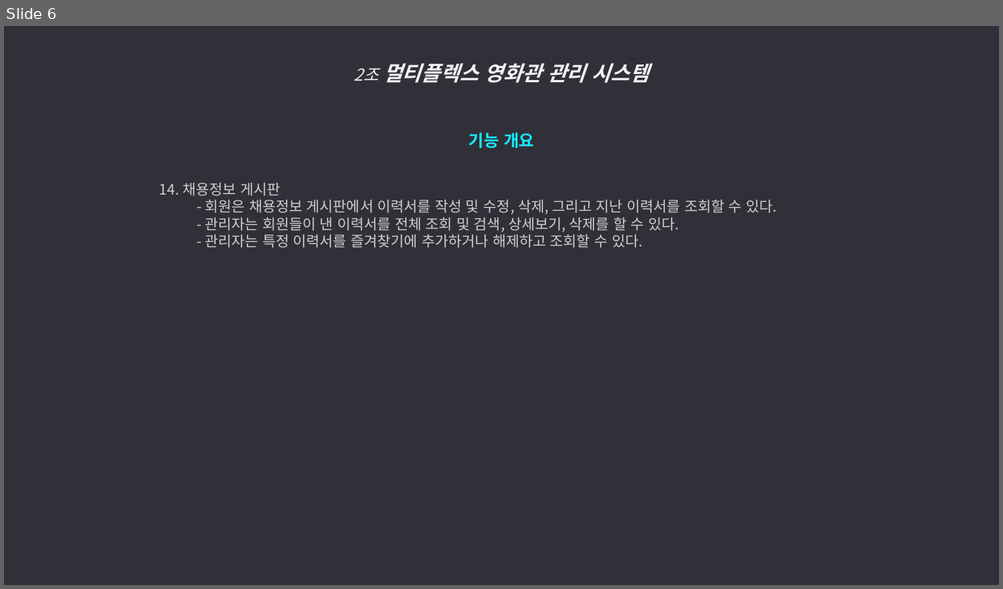
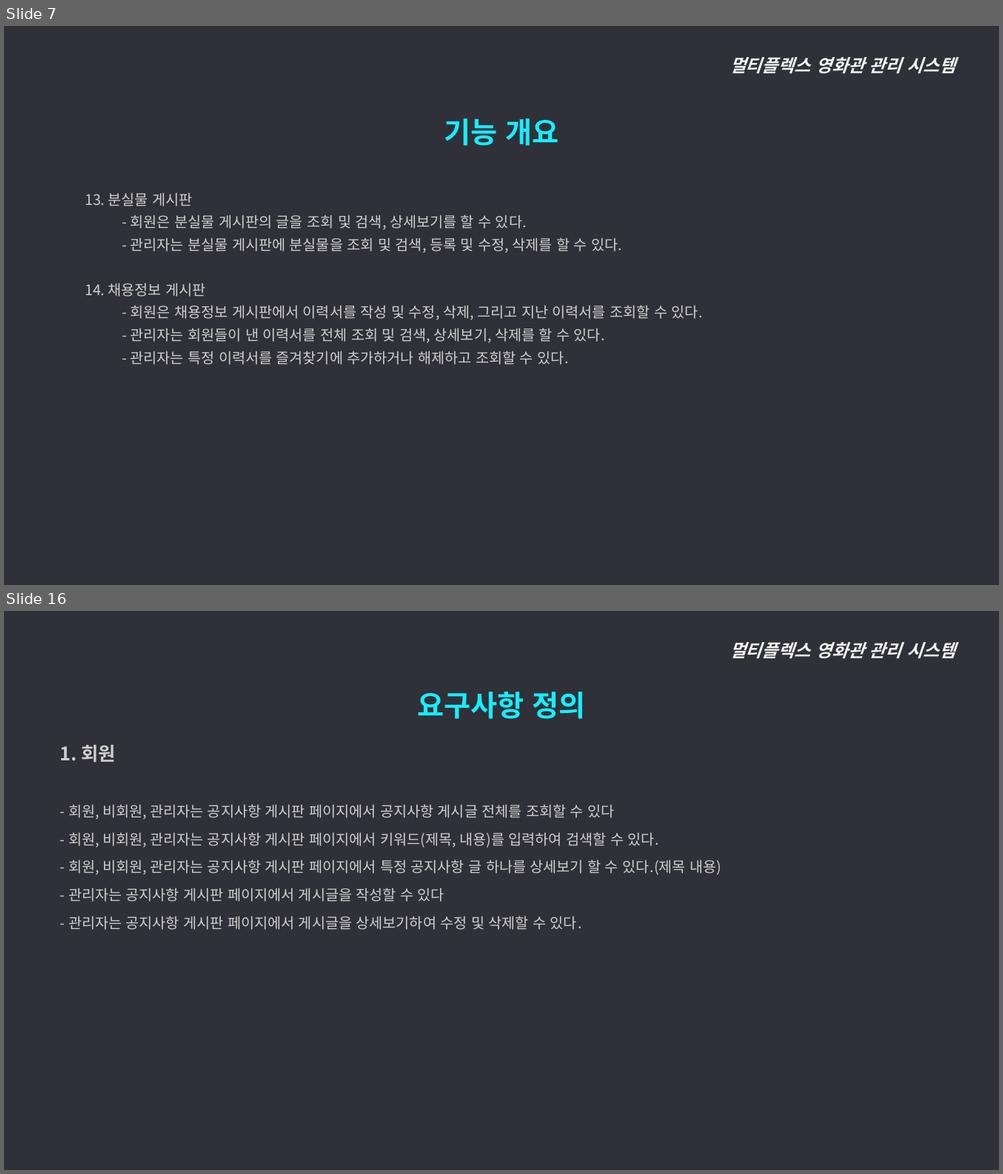
Before and after one commit to ywc-412/MultiplexTeamProject, a slide deck: 2조 시스템개요, 요구사항 정의.pptx. Shown one above the other, each under a label of ours: slide 6 before the commit, slides 7 and 16 after it; the slides between them are not shown. The pictures are 1003x589 and 1003x1174 pixels, drawn with LibreOffice and Linux fonts; fonts in the diff are those of the drawing. Boxes give left, top, right and bottom in pixels: in the first picture for what was removed or moved away, otherwise in the second. Text is boxed around its words. In the diff, an @@ line names an element or a change of style, - is before the commit and + after.

Commit message:
요구사항정의 추가

```diff
--- a/2조 시스템개요, 요구사항 정의.pptx
+++ b/2조 시스템개요, 요구사항 정의.pptx
@@ slide 16 added at (4, 611, 999, 1170), background #303038 @@
@@ text added at (729, 642, 955, 658), 17 pt, text #F2F2F2, bold, italic @@
+멀티플렉스 영화관 관리 시스템
@@ text added at (417, 692, 585, 719), 28 pt, text #15EEFF, bold @@
+요구사항 정의
@@ text added at (60, 745, 721, 930), 14 pt, text #D0CECE @@
+  1. 회원
+  - 회원, 비회원, 관리자는 공지사항 게시판 페이지에서 공지사항 게시글 전체를 조회할 수 있다
+  - 회원, 비회원, 관리자는 공지사항 게시판 페이지에서 키워드(제목, 내용)를 입력하여 검색할 수 있다.
+  - 회원, 비회원, 관리자는 공지사항 게시판 페이지에서 특정 공지사항 글 하나를 상세보기 할 수 있다.(제목 내용)
+  - 관리자는 공지사항 게시판 페이지에서 게시글을 작성할 수 있다
+  - 관리자는 공지사항 게시판 페이지에서 게시글을 상세보기하여 수정 및 삭제할 수 있다.
@@ what was slide 6 is now slide 7 @@
@@ slide 7 changed as well @@
@@ text at (729, 57, 955, 73): text changed; size 20 to 17 pt @@
-2조 멀티플렉스 영화관 관리 시스템
+멀티플렉스 영화관 관리 시스템
@@ text added at (444, 118, 558, 146), 28 pt, text #15EEFF, bold @@
+기능 개요
@@ text "13. 분실물 게시판": place and size @@
-text "13. 분실물 게시판" at (159, 133, 777, 248)
+text "13. 분실물 게시판" at (85, 193, 703, 365)
@@ text at (85, 193, 622, 253): text changed; size 16 to 14 pt; text colour #15EEFF to #D0CECE; bold off @@
-기능 개요
+  13. 분실물 게시판
+    - 회원은 분실물 게시판의 글을 조회 및 검색, 상세보기를 할 수 있다.
+    - 관리자는 분실물 게시판에 분실물을 조회 및 검색, 등록 및 수정, 삭제를 할 수 있다.
@@ text at (85, 284, 703, 365): list level 4 to 2 in "14. 채용정보 게시판"; line spacing 1 to 1.3; list level 5 to 3 in "- 회원은 채용정보 게시판에서 이력서를 ..."; list level 5 to 3 in "- 관리자는 회원들이 낸 이력서를 ..."; list level 5 to 3 in "- 관리자는 특정 이력서를 즐겨찾기에 ..." @@
```
Also in this commit, not shown: 5 other slides changed, 10 other slides added, 1 other file.
